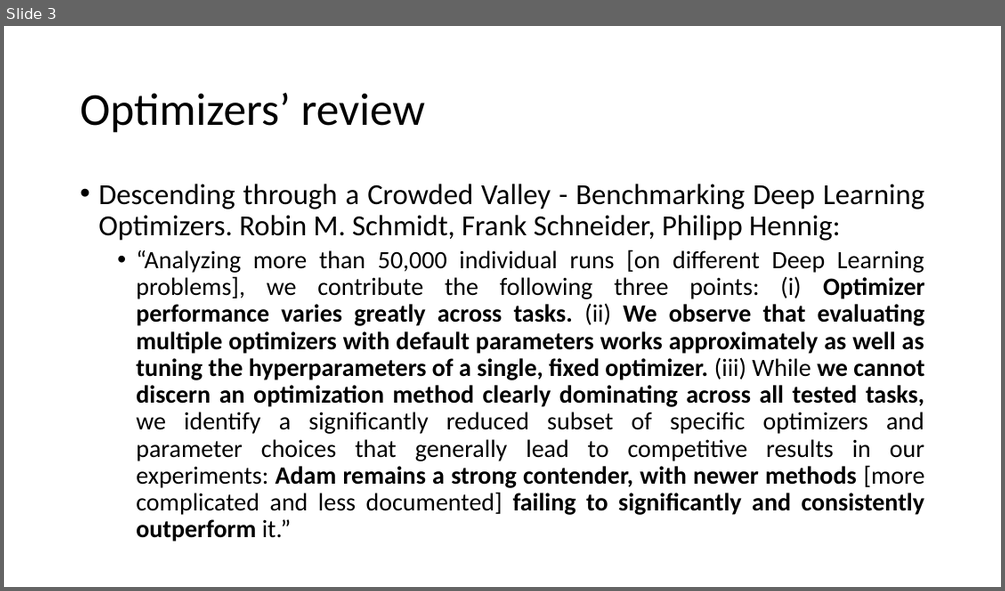
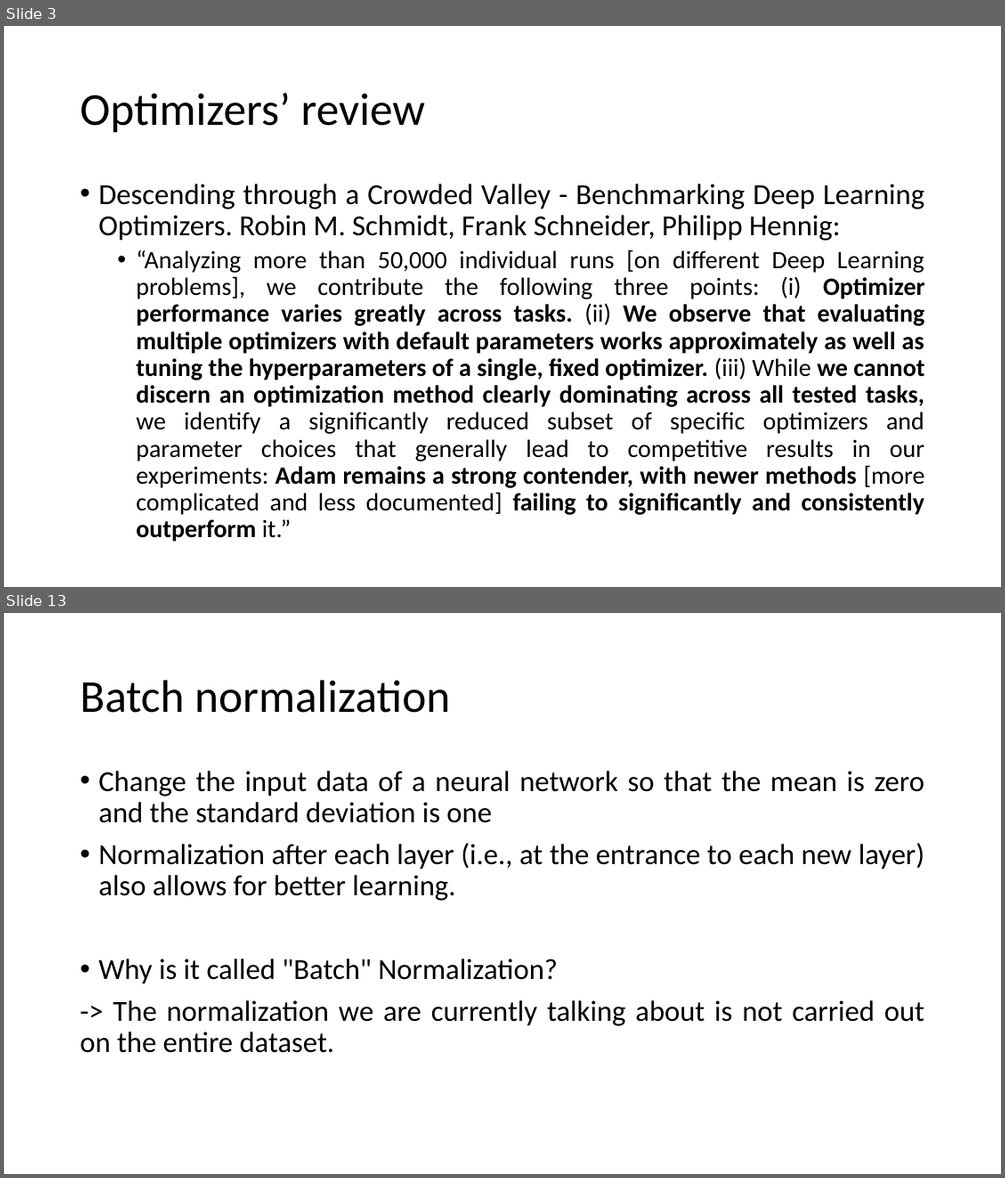
Before and after one commit to MICS-Lab/DeepLearningCourse, a slide deck: Slides_3.pptx. Shown one above the other, each under a label of ours: slide 3 before the commit, slides 3 and 13 after it; the slides between them are not shown. The pictures are 1005x591 and 1005x1178 pixels, drawn with LibreOffice and Linux fonts; fonts in the diff are those of the drawing. Boxes give left, top, right and bottom in pixels: in the first picture for what was removed or moved away, otherwise in the second. Text is boxed around its words. In the diff, an @@ line names an element or a change of style, - is before the commit and + after.

Commit message:
Slides_3.pptx done

```diff
--- a/Slides_3.pptx
+++ b/Slides_3.pptx
@@ slide 13 added at (4, 613, 1001, 1174), background #FFFFFF @@
@@ title added at (80, 680, 450, 713), 44 pt, text #000000 @@
+Batch normalization
@@ text added at (80, 771, 924, 1053), 28 pt, text #000000 @@
+• Change the input data of a neural network so that the mean is zero and the standard deviation is one
+• Normalization after each layer (i.e., at the entrance to each new layer) also allows for better learning.
+• Why is it called "Batch" Normalization?
+-> The normalization we are currently talking about is not carried out on the entire dataset.
```
Also in this commit, not shown: 10 other slides added.
